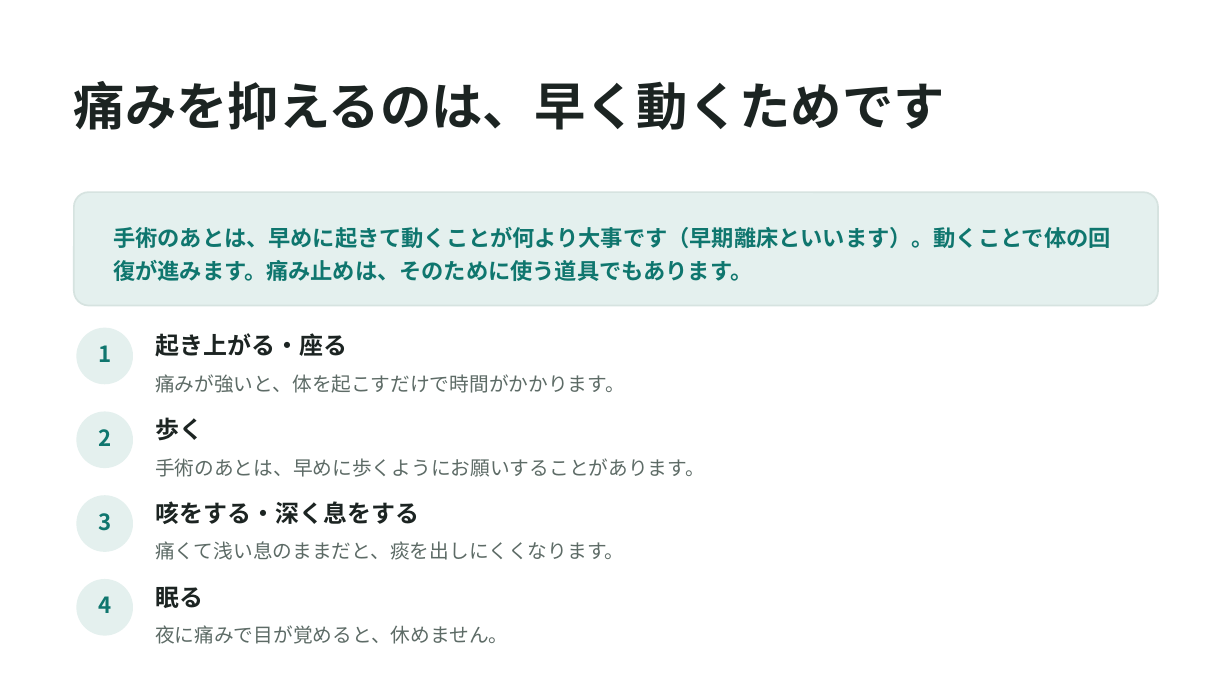
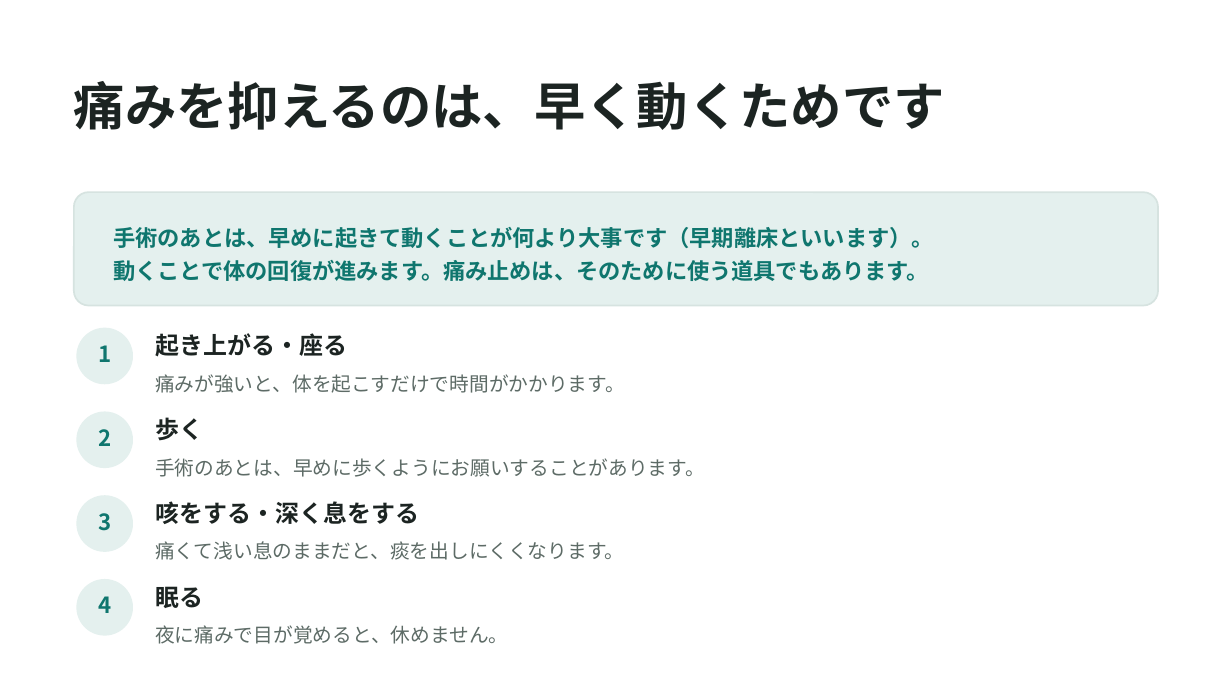
Before and after one commit to yoake-writer/yoake-writer.github.io, a slide deck: slide 5 of works/shiryo/術後の痛みの説明資料_サンプル_ヨアケ.pptx. Drawn at 1232x693 pixels with LibreOffice and Linux fonts; fonts in the diff are those of the drawing. Boxes give left, top, right and bottom in pixels: in the first picture for what was removed or moved away, otherwise in the second. Text is boxed around its words. In the diff, an @@ line names an element or a change of style, - is before the commit and + after.

```diff
--- a/works/shiryo/術後の痛みの説明資料_サンプル_ヨアケ.pptx
+++ b/works/shiryo/術後の痛みの説明資料_サンプル_ヨアケ.pptx
@@ text at box(113, 227, 934, 281): text changed @@
-手術のあとは、早めに起きて動くことが何より大事です（早期離床といいます）。動くことで体の回復が進みます。痛み止めは、そのために使う道具でもあります。
+手術のあとは、早めに起きて動くことが何より大事です（早期離床といいます）。
+動くことで体の回復が進みます。痛み止めは、そのために使う道具でもあります。
```
Also in this commit, not shown: 5 other slides changed, 8 other files.
